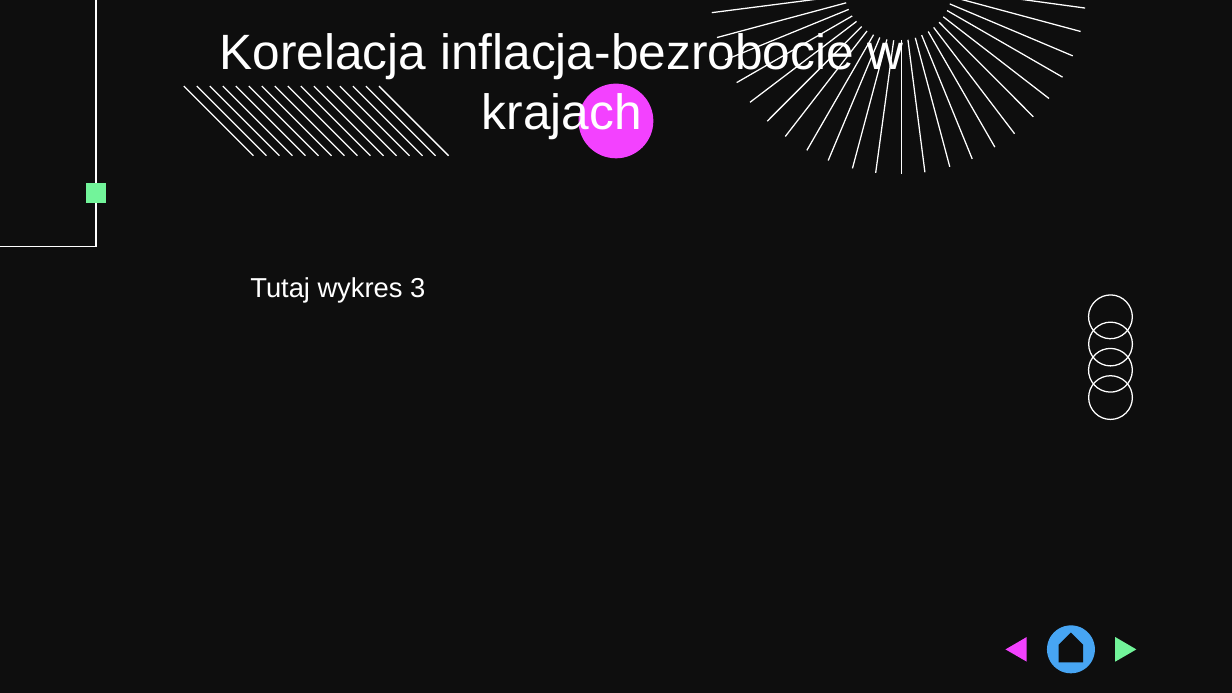
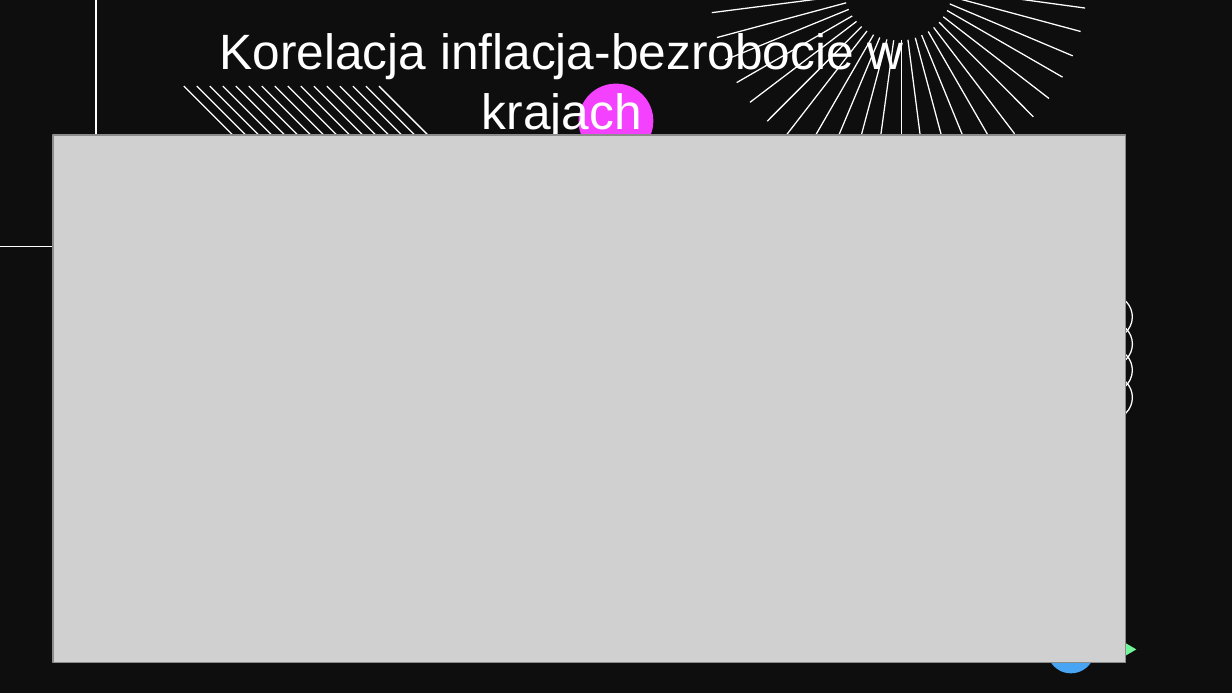
Before and after one commit to CyprianWo/AnalizaDanych-Projekt, a slide deck: slide 15 of Prezentacja_v2.pptx (slide 10 before the commit). Drawn at 1232x693 pixels with LibreOffice and Linux fonts; fonts in the diff are those of the drawing; grey boxes stand for pictures; background and template pictures are left out. Boxes give left, top, right and bottom in pixels: in the first picture for what was removed or moved away, otherwise in the second. Text is boxed around its words. In the diff, an @@ line names an element or a change of style, - is before the commit and + after.

```diff
--- a/Prezentacja_v2.pptx
+++ b/Prezentacja_v2.pptx
@@ picture added at (x1=53, y1=136, x2=1126, y2=663) @@
@@ freeform shape removed at (x1=86, y1=184, x2=106, y2=203) @@
@@ subtitle removed at (x1=250, y1=277, x2=425, y2=303) @@
-Tutaj wykres 3
```
Also in this commit, not shown: 4 other slides changed, 9 slides added, 2 slides removed.
